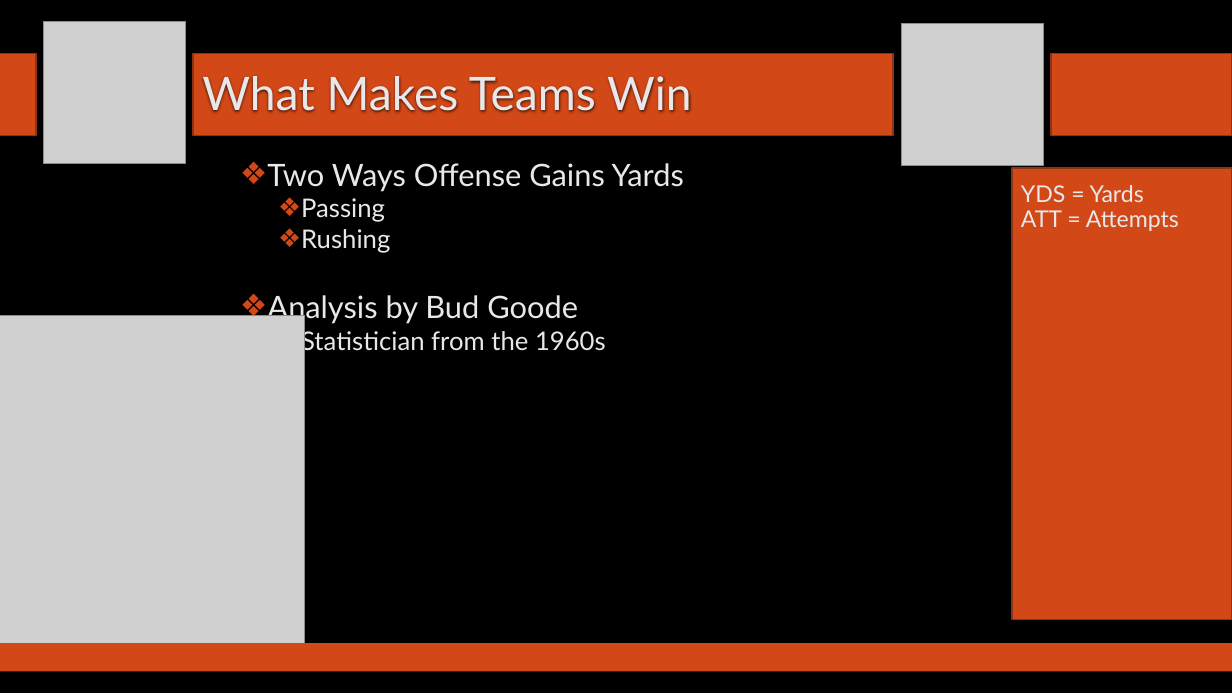
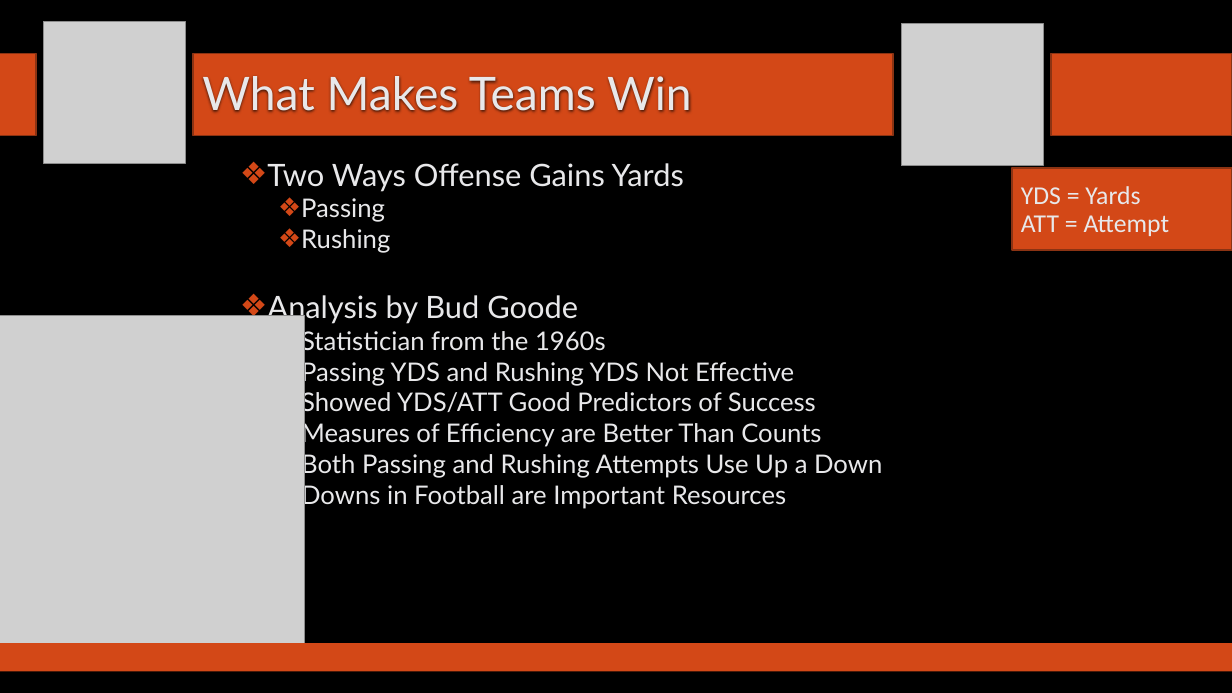
Before and after one commit to SuperMarioGiacomazzo/STOR390_WEBSITE, a slide deck: slide 3 of Slides/Football 1/Footballl_1_Lecture.pptx. Drawn at 1232x693 pixels with LibreOffice and Linux fonts; fonts in the diff are those of the drawing; grey boxes stand for pictures; background and template pictures are left out. Boxes give left, top, right and bottom in pixels: in the first picture for what was removed or moved away, otherwise in the second. Text is boxed around its words. In the diff, an @@ line names an element or a change of style, - is before the commit and + after.

```diff
--- a/Slides/Football 1/Footballl_1_Lecture.pptx
+++ b/Slides/Football 1/Footballl_1_Lecture.pptx
@@ rectangle: place and size @@
-rectangle at box(1012, 168, 1232, 620)
+rectangle at box(1012, 168, 1232, 250)
@@ text at box(1021, 186, 1140, 204): size 18 to 20 pt, font Lato to Calibri in "YDS = Yards" @@
@@ text at box(1021, 215, 1170, 236): text changed; size 18 to 20 pt; font Lato to Calibri @@
-    ATT = Attempts
+    ATT = Attempt
@@ text at box(301, 359, 882, 509): paragraphs added @@
+  ❖ Passing YDS and Rushing YDS Not Effective
+  ❖ Showed YDS/ATT Good Predictors of Success
+  ❖ Measures of Efficiency are Better Than Counts
+  ❖ Both Passing and Rushing Attempts Use Up a Down
+  ❖ Downs in Football are Important Resources
```
Also in this commit, not shown: 6 slides added, 5 other files.
